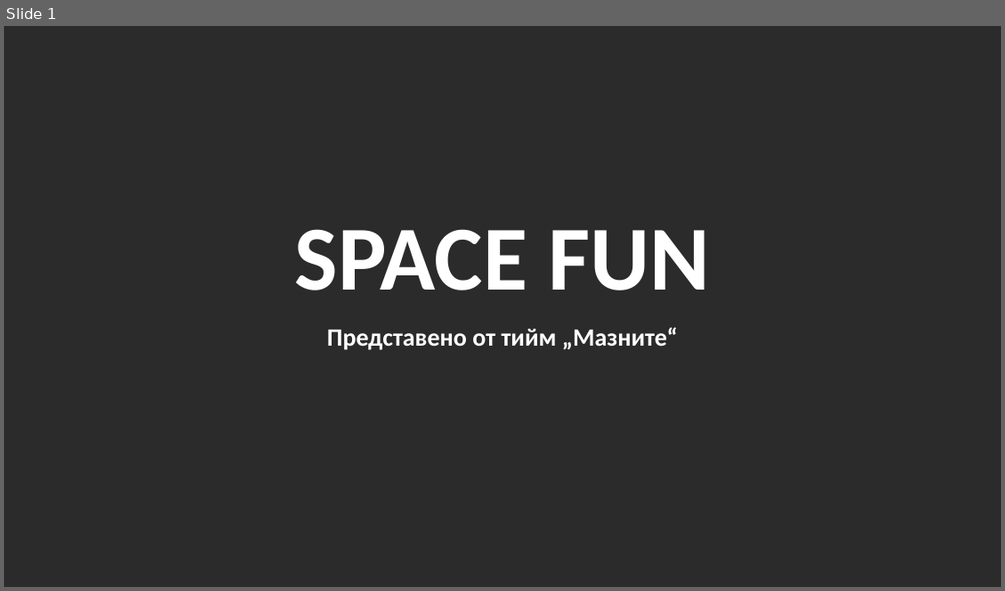
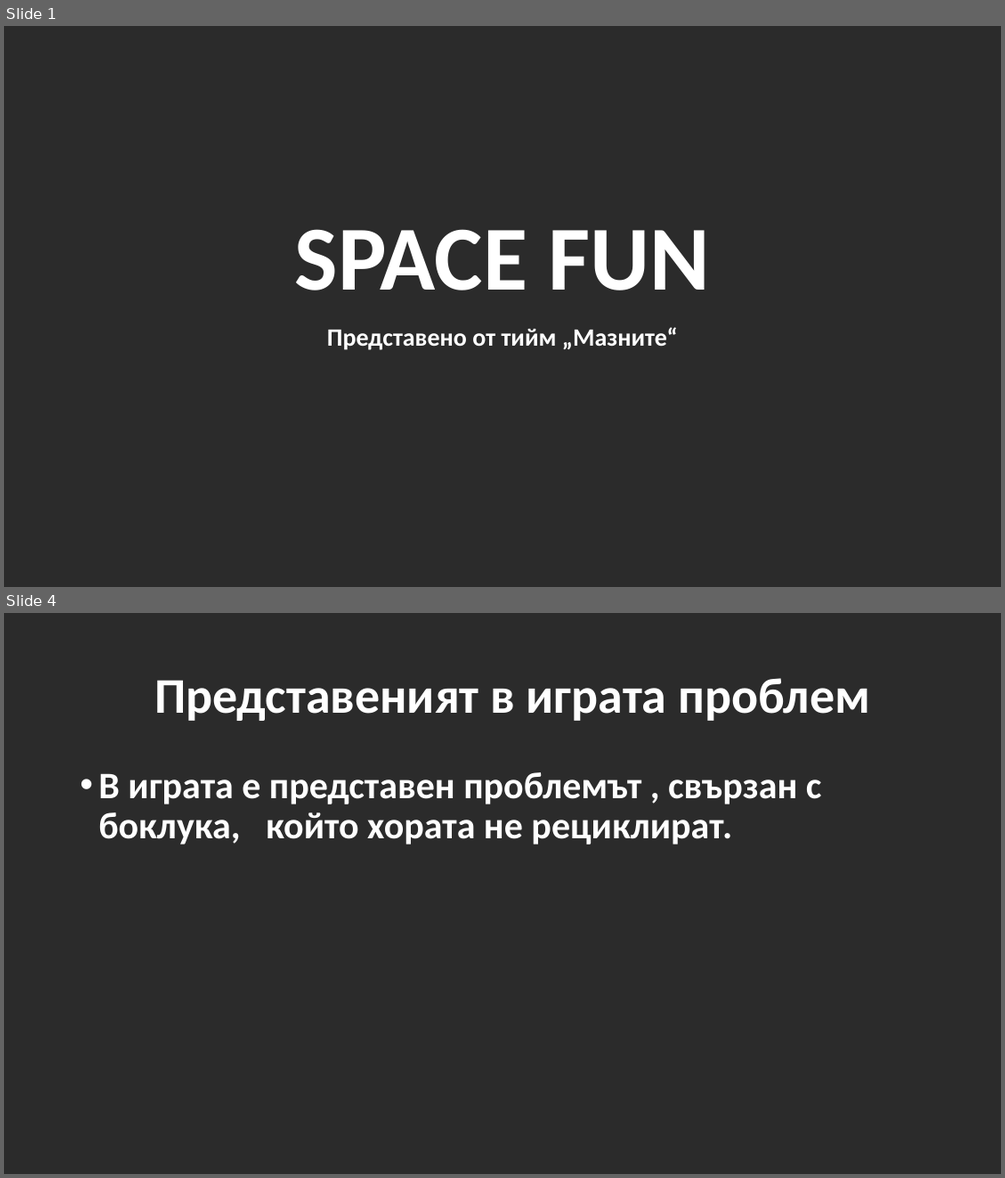
Before and after one commit to Amalino7/Space_recycler, a slide deck: SPACE FUN.pptx. Shown one above the other, each under a label of ours: slide 1 before the commit, slides 1 and 4 after it; the slides between them are not shown. The pictures are 1005x591 and 1005x1178 pixels, drawn with LibreOffice and Linux fonts; fonts in the diff are those of the drawing; background and template pictures are left out; a plain dark background stands for a picture behind light text. Boxes give left, top, right and bottom in pixels: in the first picture for what was removed or moved away, otherwise in the second. Text is boxed around its words. In the diff, an @@ line names an element or a change of style, - is before the commit and + after.

```diff
--- a/SPACE FUN.pptx
+++ b/SPACE FUN.pptx
@@ slide 4 added at [4,613,1001,1174], background picture (left out) @@
@@ title added at [154,678,870,721], 48 pt, text #FFFFFF, bold @@
+Представеният в играта проблем
@@ text added at [98,772,822,844], 36 pt, text #FFFFFF, bold @@
+• В играта е представен проблемът , свързан с боклука, който хората не рециклират.
```
Also in this commit, not shown: 1 slide changed, 6 other slides added.
